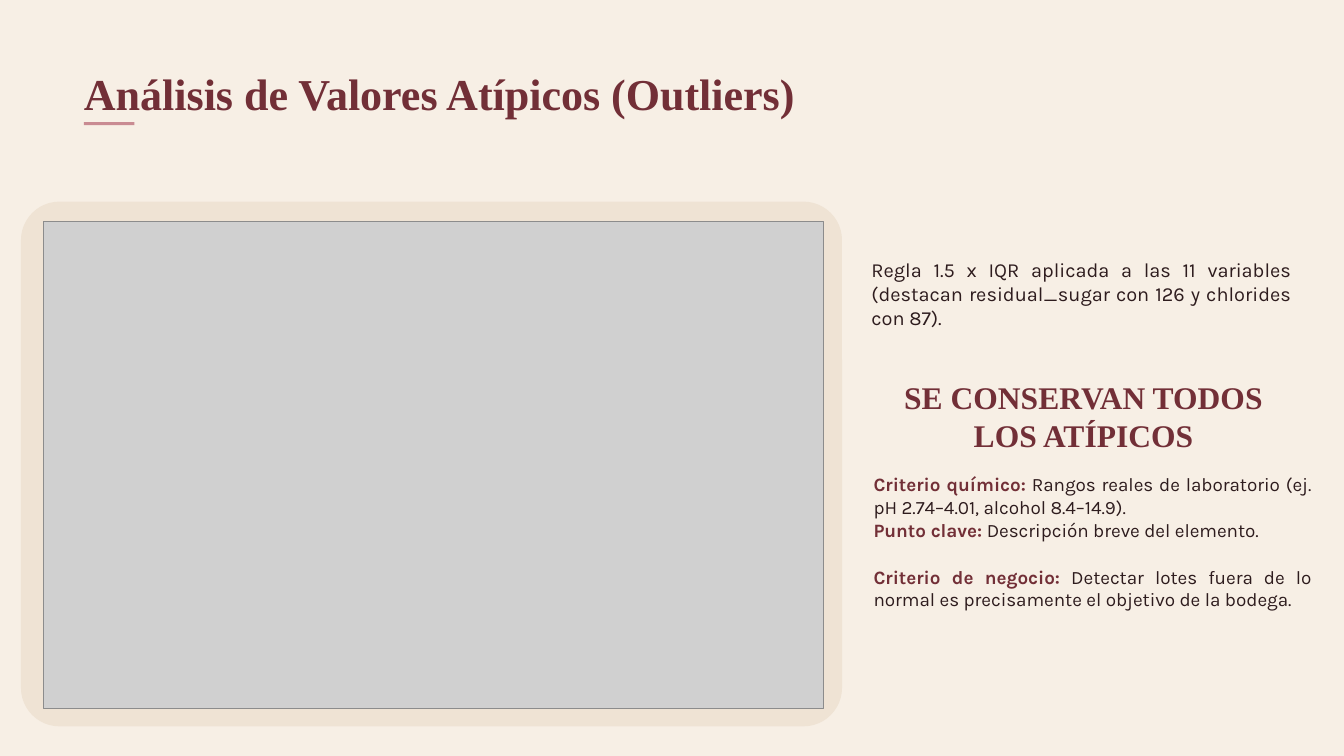
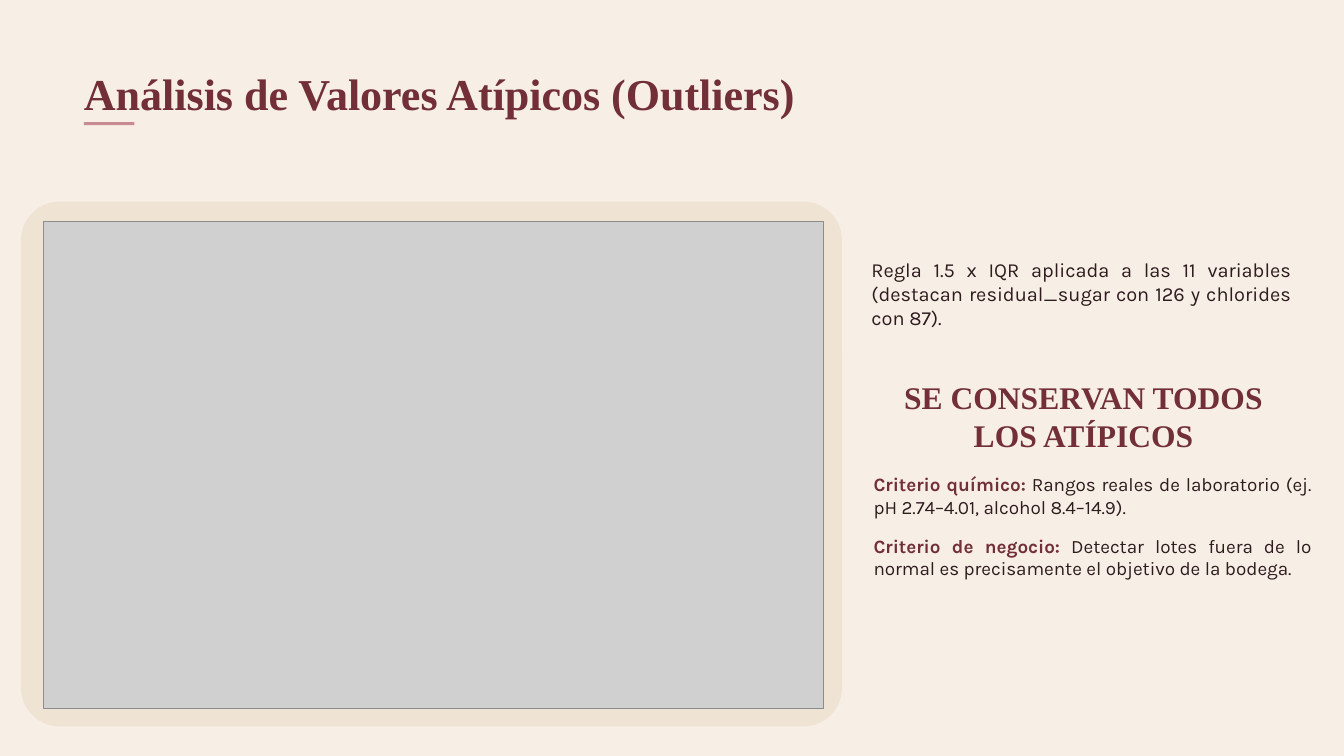
Before and after one commit to XimenaBecOliv07/Naive-Bayes, a slide deck: slide 15 of docs/presentacion/Proyecto_Naive_Bayes.pptx. Drawn at 1344x756 pixels with LibreOffice and Linux fonts; fonts in the diff are those of the drawing; grey boxes stand for pictures. Boxes give left, top, right and bottom in pixels: in the first picture for what was removed or moved away, otherwise in the second. Text is boxed around its words. In the diff, an @@ line names an element or a change of style, - is before the commit and + after.

Commit message:
docs(fase5): corregir textos de plantilla, cifra de lotes en riesgo y alineacion del guion

```diff
--- a/docs/presentacion/Proyecto_Naive_Bayes.pptx
+++ b/docs/presentacion/Proyecto_Naive_Bayes.pptx
@@ text "Criterio de negocio: Detectar lotes ...": place and size @@
-text "Criterio de negocio: Detectar lotes ..." at (874, 570, 1312, 611)
+text "Criterio de negocio: Detectar lotes ..." at (874, 539, 1312, 580)
@@ text removed at (874, 523, 1259, 542) @@
-Punto clave: Descripción breve del elemento.
```
Also in this commit, not shown: 9 other slides changed, 1 other file.
